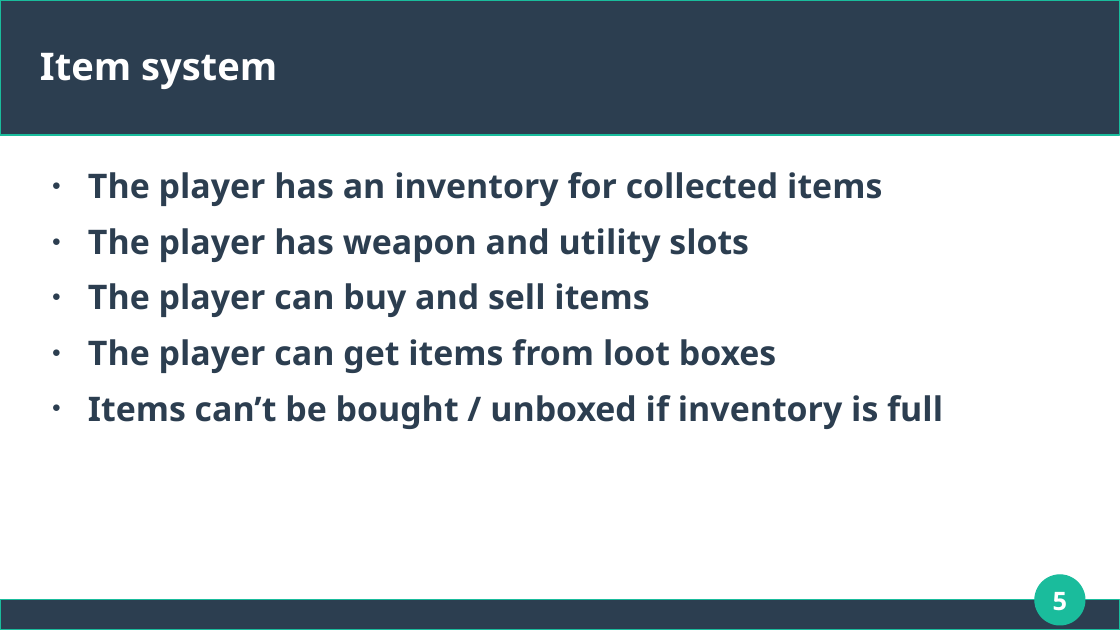
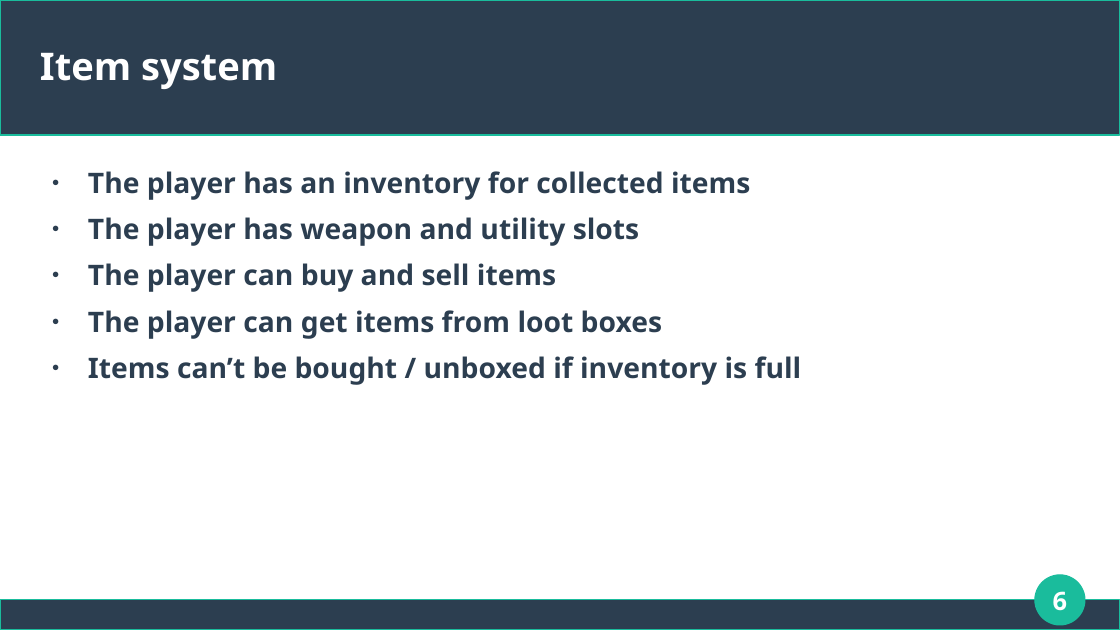
Before and after one commit to ktosox/Tool_Box_2, a slide deck: slide 6 of projects/vam-pirate_ship-vivors_2/GDD.odp (slide 5 before the commit). Drawn at 1120x630 pixels with LibreOffice and Linux fonts; fonts in the diff are those of the drawing. Boxes give left, top, right and bottom in pixels: in the first picture for what was removed or moved away, otherwise in the second. Text is boxed around its words. In the diff, an @@ line names an element or a change of style, - is before the commit and + after.

```diff
--- a/projects/vam-pirate_ship-vivors_2/GDD.odp
+++ b/projects/vam-pirate_ship-vivors_2/GDD.odp
@@ text "The player has an inventory ..." at box(88, 171, 802, 385): size 24 to 20 pt; less space between paragraphs @@
@@ page number at box(1053, 591, 1068, 611): text changed @@
-5
+6
```
Also in this commit, not shown: 4 other slides changed, 1 slide added, 5 other files.
